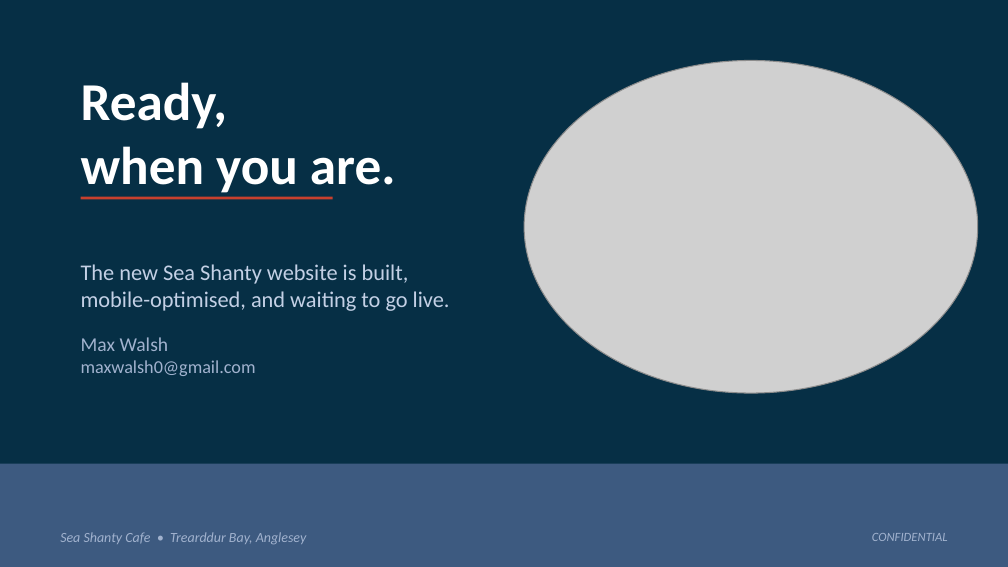
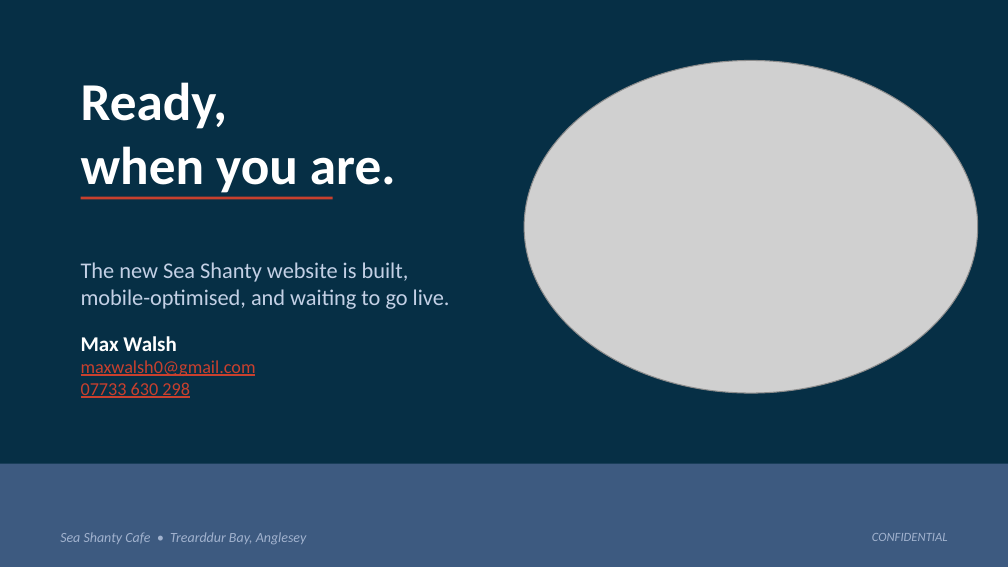
Before and after one commit to maxwalsh0-ctrl/seashantyredesign, a slide deck: slide 9 of SeaShanty_Redesign_Pitch.pptx. Drawn at 1008x567 pixels with LibreOffice and Linux fonts; fonts in the diff are those of the drawing; grey boxes stand for pictures. Boxes give left, top, right and bottom in pixels: in the first picture for what was removed or moved away, otherwise in the second. Text is boxed around its words. In the diff, an @@ line names an element or a change of style, - is before the commit and + after.

```diff
--- a/SeaShanty_Redesign_Pitch.pptx
+++ b/SeaShanty_Redesign_Pitch.pptx
@@ text at (81,336,256,376): size 14 to 15 pt, text colour #A1B2CE to #FFFFFF, bold on in "Max Walsh"; text colour #A1B2CE to #C8402E, underline on in "maxwalsh0@gmail.com" @@
@@ text at (81,382,190,398): paragraph added @@
+07733 630 298
```
Also in this commit, not shown: 1 slide added, 1 slide removed.
